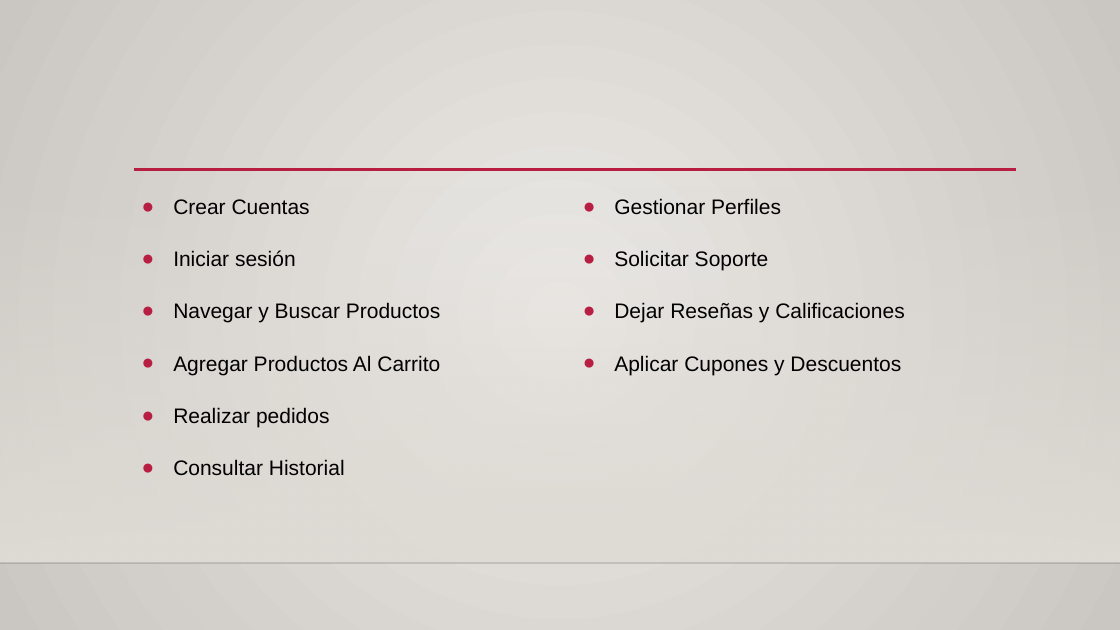
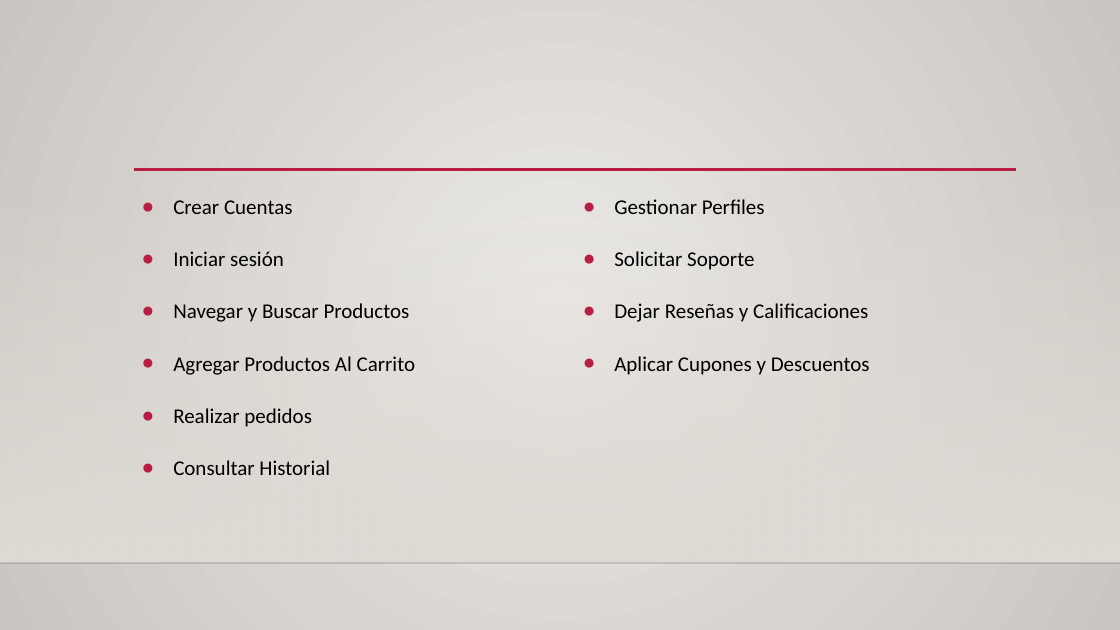
Before and after one commit to VicenteAlfaroS/Experiencia-1-Caso-3-nombre-Vicente-Alfaro, a slide deck: slide 5 of Presentacion caso 3.pptx. Drawn at 1120x630 pixels with LibreOffice and Linux fonts; fonts in the diff are those of the drawing; background and template pictures are left out. Boxes give left, top, right and bottom in pixels: in the first picture for what was removed or moved away, otherwise in the second. Text is boxed around its words. In the diff, an @@ line names an element or a change of style, - is before the commit and + after.

```diff
--- a/Presentacion caso 3.pptx
+++ b/Presentacion caso 3.pptx
@@ text "Crear Cuentas" at [173, 200, 416, 475]: font Arial to Calibri @@
@@ text "Gestionar Perfiles" at [614, 199, 870, 375]: font Arial to Calibri @@
```
Also in this commit, not shown: 4 other slides changed, 2 slides added.
